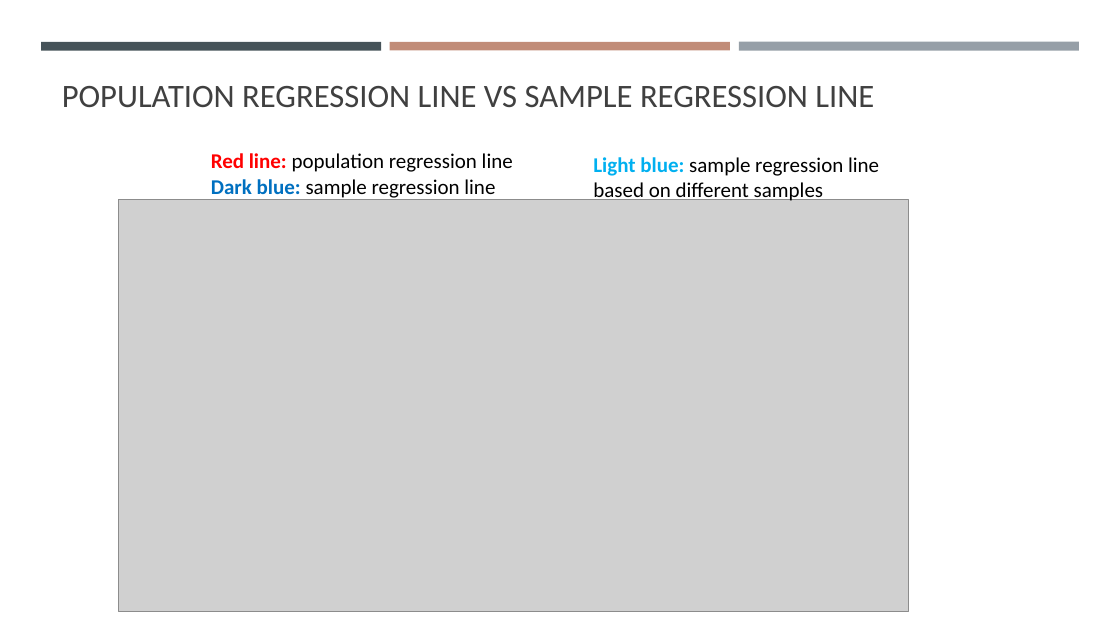
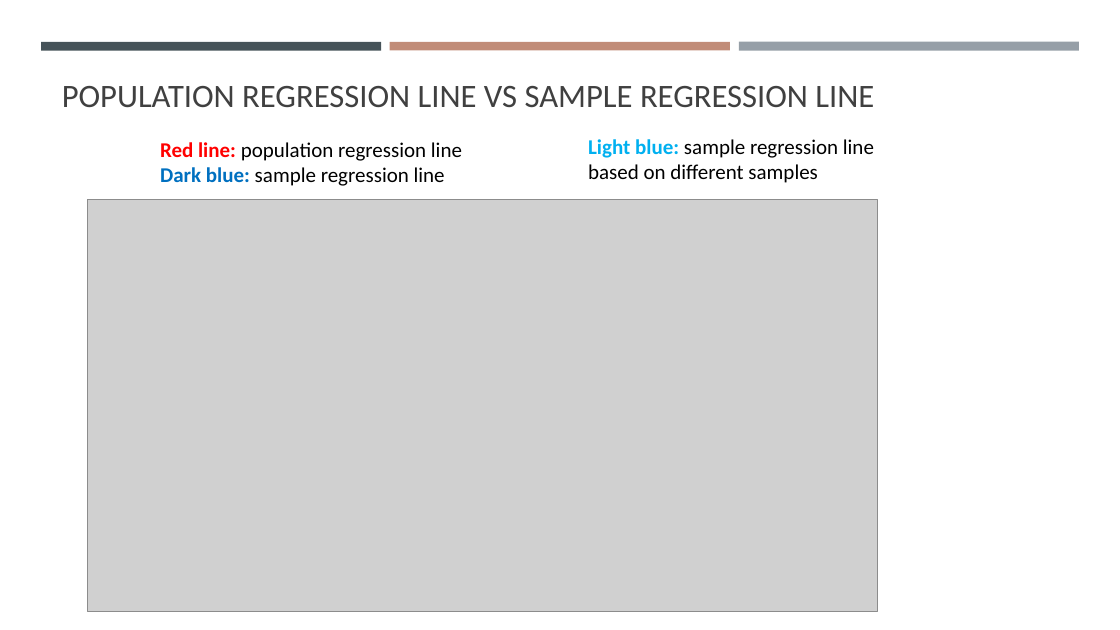
Before and after one commit to gisynw/geog-247, a slide deck: slide 7 of docs/Lectures/Week04/Week04_BivariateRegression.pptx. Drawn at 1120x630 pixels with LibreOffice and Linux fonts; fonts in the diff are those of the drawing; grey boxes stand for pictures. Boxes give left, top, right and bottom in pixels: in the first picture for what was removed or moved away, otherwise in the second. Text is boxed around its words. In the diff, an @@ line names an element or a change of style, - is before the commit and + after.

```diff
--- a/docs/Lectures/Week04/Week04_BivariateRegression.pptx
+++ b/docs/Lectures/Week04/Week04_BivariateRegression.pptx
@@ text "Red line: population regression line": place and size @@
-text "Red line: population regression line" at box(211, 153, 513, 200)
+text "Red line: population regression line" at box(160, 142, 462, 186)
@@ text "Light blue: sample regression line ...": place and size @@
-text "Light blue: sample regression line ..." at box(593, 157, 879, 203)
+text "Light blue: sample regression line ..." at box(588, 139, 874, 183)
@@ picture: place and size @@
-picture at box(118, 200, 909, 612)
+picture at box(87, 200, 878, 612)
```
Also in this commit, not shown: 5 other slides changed, 3 slides added, 3 slides removed, 2 other files.
